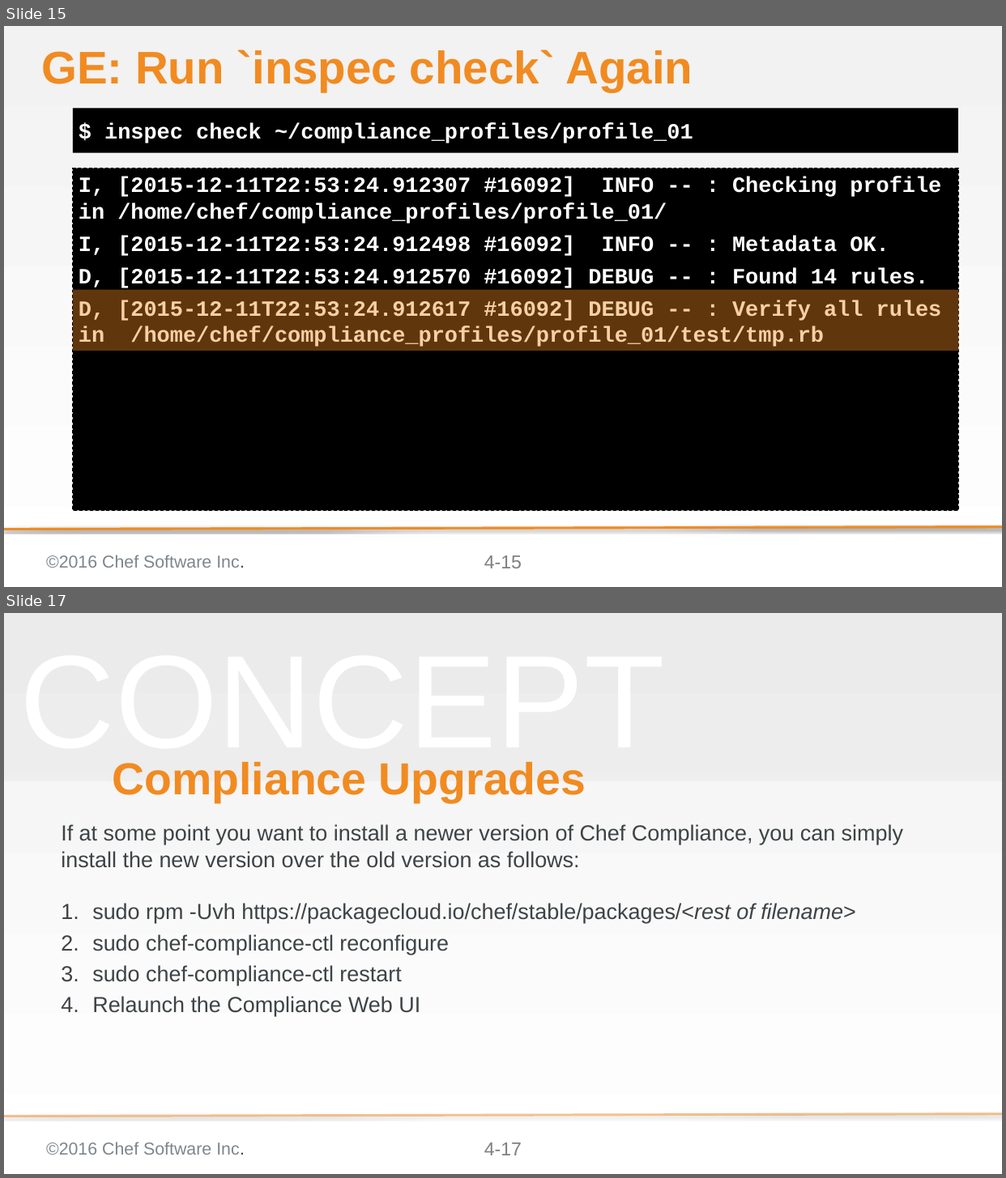
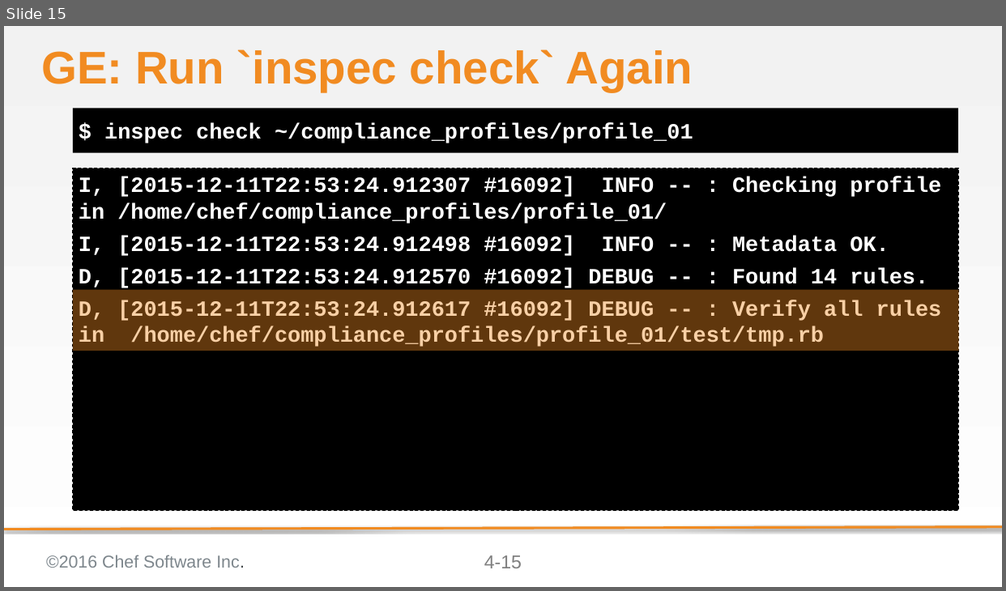
Before and after one commit to bchamby/chef-compliance-installation-configuration-operation, a slide deck: 04-creating-custom-profiles.pptx. Shown one above the other, each under a label of ours: slides 15 and 17 before the commit, slide 15 after it; the slides between them are not shown. The pictures are 1006x1178 and 1006x591 pixels, drawn with LibreOffice and Linux fonts; fonts in the diff are those of the drawing; background and template pictures are left out. Boxes give left, top, right and bottom in pixels: in the first picture for what was removed or moved away, otherwise in the second. Text is boxed around its words. In the diff, an @@ line names an element or a change of style, - is before the commit and + after.

Commit message:
finished custom compliance lab

```diff
--- a/04-creating-custom-profiles.pptx
+++ b/04-creating-custom-profiles.pptx
@@ slide 17 removed at bbox=[4, 613, 1002, 1174], background gradient #F2F2F2 to #FFFFFF; not listed: 3 template elements that a slide beside it also shows @@
@@ rectangle removed at bbox=[4, 613, 1002, 781] @@
@@ text removed at bbox=[20, 762, 665, 771] @@
-CONCEPT
@@ title removed at bbox=[113, 762, 586, 803] @@
-Compliance Upgrades
@@ subtitle removed at bbox=[61, 824, 903, 1016] @@
-If at some point you want to install a newer version of Chef Compliance, you can simply install the new version over the old version as follows:
-1. sudo rpm -Uvh https://packagecloud.io/chef/stable/packages/<rest of filename>
-2. sudo chef-compliance-ctl reconfigure
-3. sudo chef-compliance-ctl restart
-4. Relaunch the Compliance Web UI
```
Also in this commit, not shown: 2 slides changed, 12 slides added.
